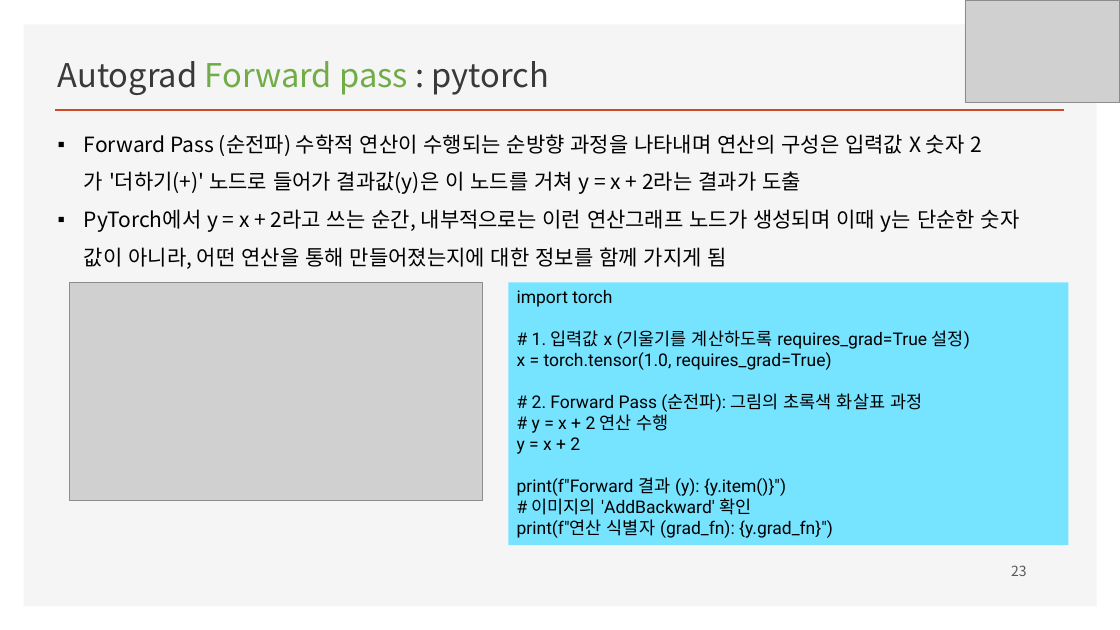
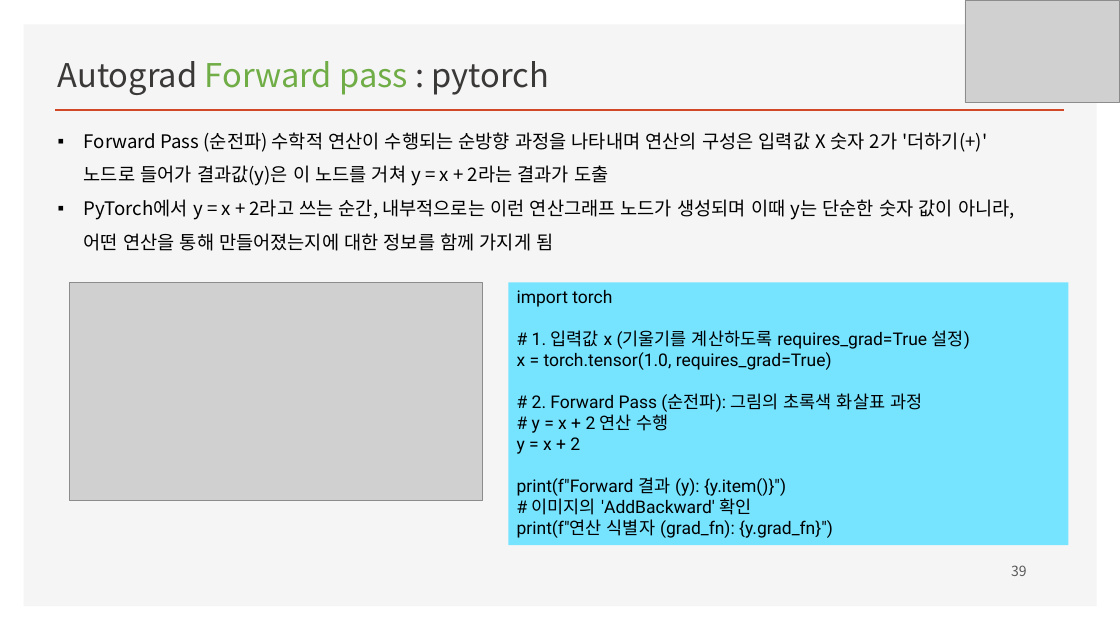
Before and after one commit to ancestor9/mathematics-for-machine-learning, a slide deck: slide 39 of Linear_Algebra/w4_Perceptron_Regression.pptx (slide 23 before the commit). Drawn at 1120x630 pixels with LibreOffice and Linux fonts; fonts in the diff are those of the drawing; grey boxes stand for pictures; background and template pictures are left out. Boxes give left, top, right and bottom in pixels: in the first picture for what was removed or moved away, otherwise in the second. Text is boxed around its words. In the diff, an @@ line names an element or a change of style, - is before the commit and + after.

```diff
--- a/Linear_Algebra/w4_Perceptron_Regression.pptx
+++ b/Linear_Algebra/w4_Perceptron_Regression.pptx
@@ text "Forward Pass (순전파) 수학적 연산이 ..." at bbox=[84, 132, 1015, 251]: size 18 to 16 pt @@
@@ page number at bbox=[1011, 565, 1027, 576]: text changed @@
-23
+39
```
Also in this commit, not shown: 4 other slides changed, 3 slides added, 3 slides removed.
